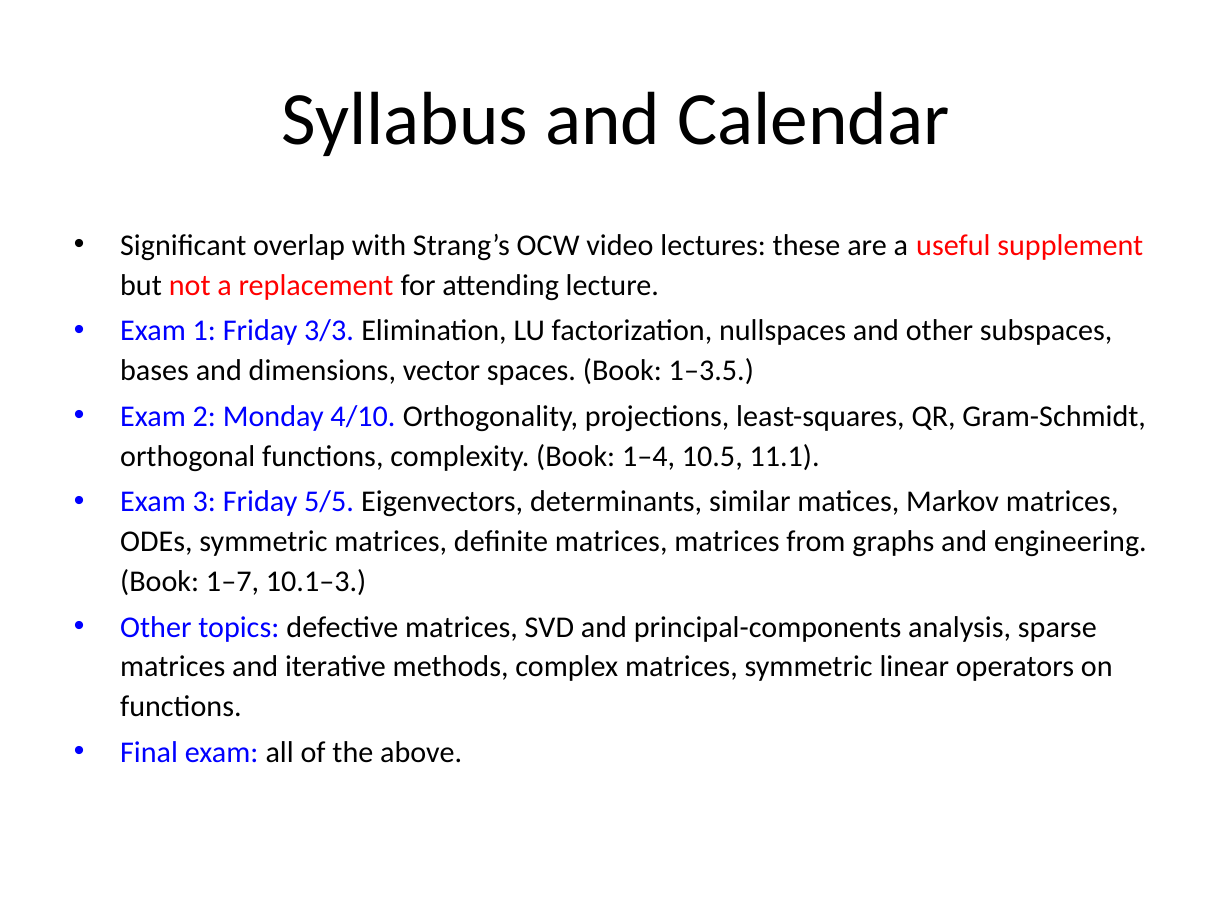
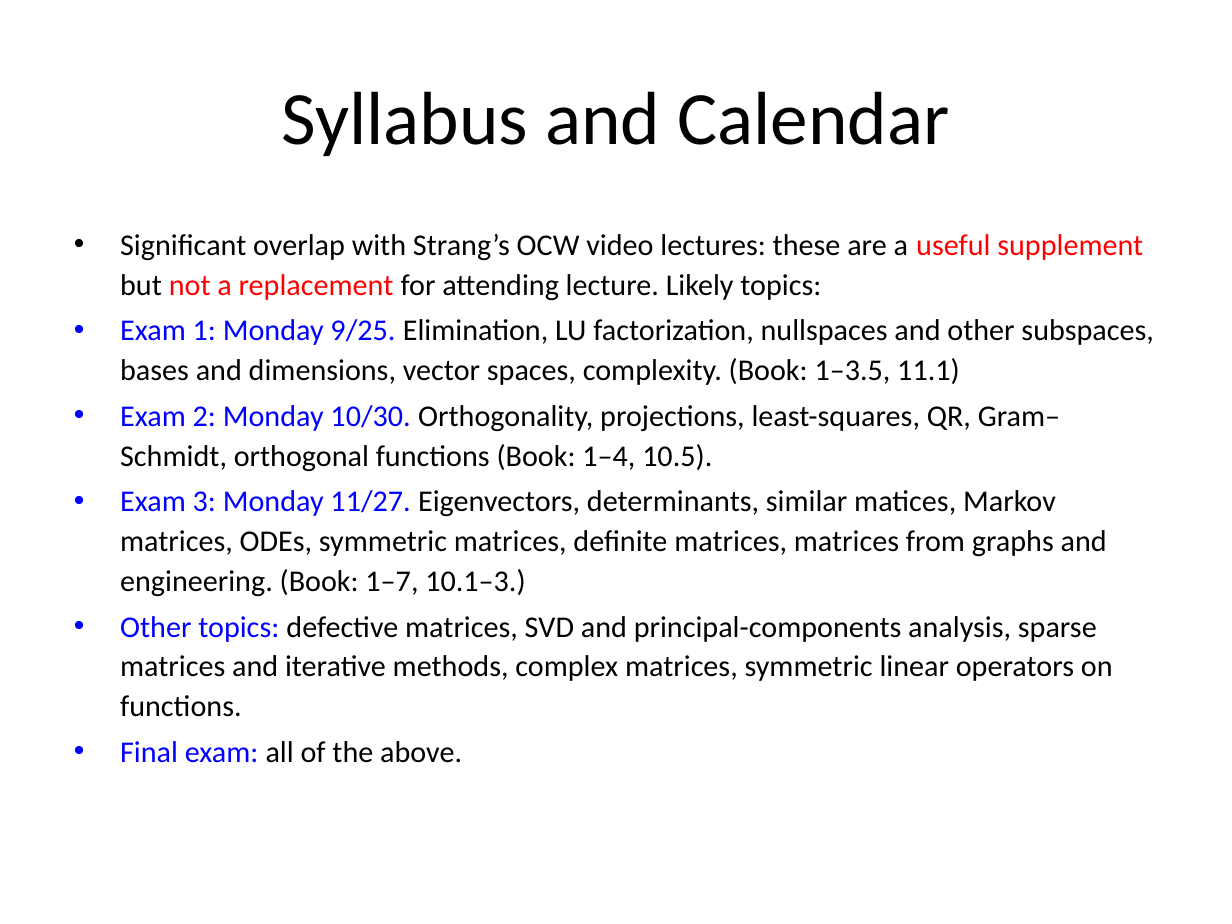
Before and after one commit to mitmath/1806, a slide deck: slide 4 of lectures/overview.pptx. Drawn at 1232x924 pixels with LibreOffice and Linux fonts; fonts in the diff are those of the drawing. Boxes give left, top, right and bottom in pixels: in the first picture for what was removed or moved away, otherwise in the second. Text is boxed around its words. In the diff, an @@ line names an element or a change of style, - is before the commit and + after.

```diff
--- a/lectures/overview.pptx
+++ b/lectures/overview.pptx
@@ text at (120, 234, 1153, 596): text changed @@
-• Significant overlap with Strang’s OCW video lectures: these are a useful supplement but not a replacement for attending lecture.
-• Exam 1: Friday 3/3. Elimination, LU factorization, nullspaces and other subspaces, bases and dimensions, vector spaces. (Book: 1–3.5.)
-• Exam 2: Monday 4/10. Orthogonality, projections, least-squares, QR, Gram-Schmidt, orthogonal functions, complexity. (Book: 1–4, 10.5, 11.1).
-• Exam 3: Friday 5/5. Eigenvectors, determinants, similar matices, Markov matrices, ODEs, symmetric matrices, definite matrices, matrices from graphs and engineering. (Book: 1–7, 10.1–3.)
+• Significant overlap with Strang’s OCW video lectures: these are a useful supplement but not a replacement for attending lecture. Likely topics:
+• Exam 1: Monday 9/25. Elimination, LU factorization, nullspaces and other subspaces, bases and dimensions, vector spaces, complexity. (Book: 1–3.5, 11.1)
+• Exam 2: Monday 10/30. Orthogonality, projections, least-squares, QR, Gram–Schmidt, orthogonal functions (Book: 1–4, 10.5).
+• Exam 3: Monday 11/27. Eigenvectors, determinants, similar matices, Markov matrices, ODEs, symmetric matrices, definite matrices, matrices from graphs and engineering. (Book: 1–7, 10.1–3.)
```
Also in this commit, not shown: 3 other slides changed, 1 slide removed, 46 other files.
